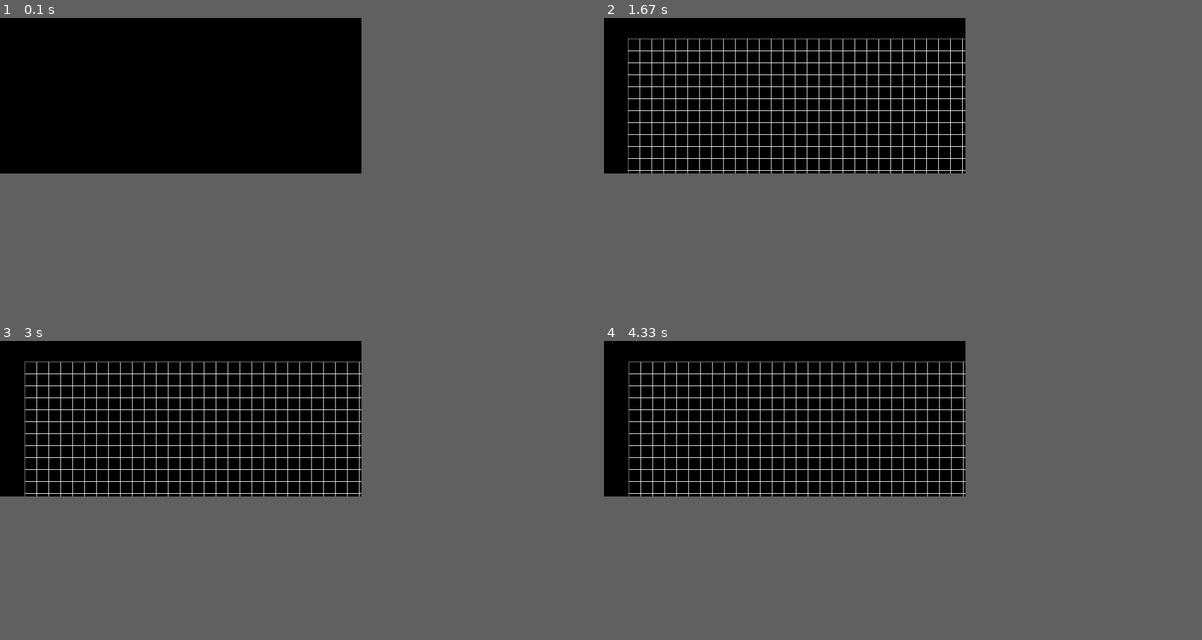
Above: before the commit, frames 1-4 (two rows, left to right).
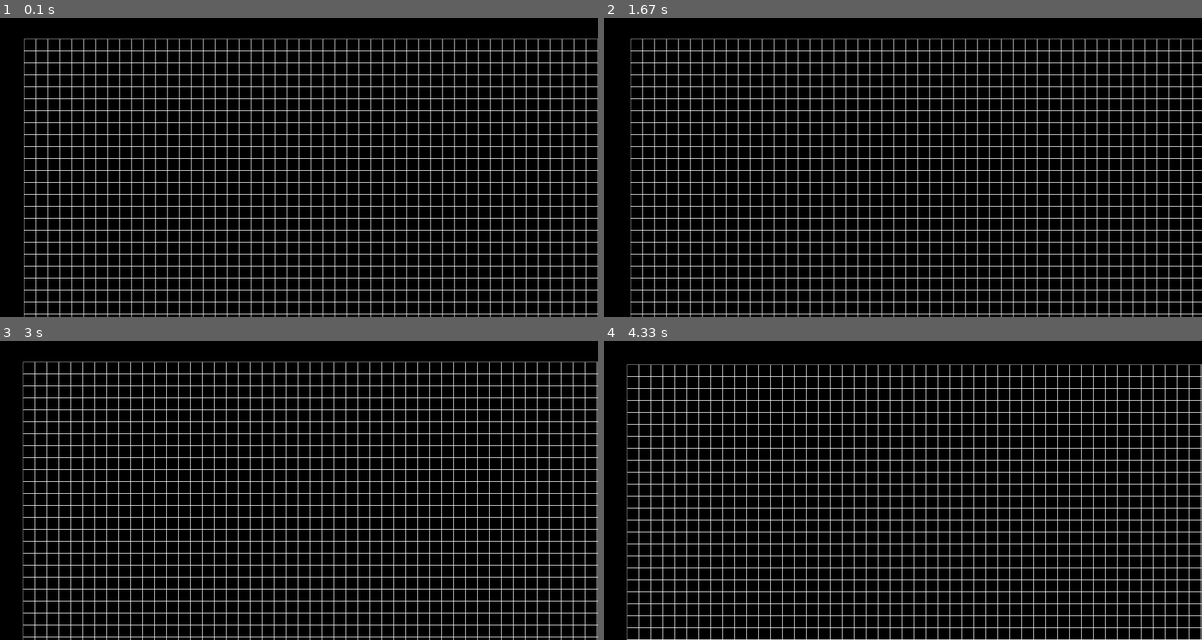
Above: after the commit, the same moments.

Repository: lusipusik/PyGameLife
Game: pygame game, started from source/main.py
Two runs of this game, one before a commit and one after it. Both use one fixed random seed, a clock stepped at 60 frames per second and the inputs below.
Inputs (mouse positions are in pixels of both pictures, inside the frame that each line leads up to):
- Up to frame 1 (0.1 s): no input
- Up to frame 2 (1.67 s): tap Space at 0.33 s; click (879, 179) at 0.72 s; tap A at 1.5 s
- Up to frame 3 (3 s): tap D at 1.83, 2.5 s; tap A at 2.17 s
- Up to frame 4 (4.33 s): tap W at 3.33 s
In our replay, the window is 544x234 before the commit and 900x450 after it. These sizes can differ from the game's own. Grey fills any space a smaller window leaves; there, only what the larger window draws over its background counts as a difference.

The runs differ from the first frame. In frame 1, 14% of the frame differs, in the area x 4-100%, y 6-100%; in frame 2, 15%; in frame 3, 15%; in frame 4, 18%, in the area x 3-100%, y 6-100%.

Commit message:
Без доп класса все работает, а с ним нет (  ʖ )

Diff:
--- a/source/main.py
+++ b/source/main.py
@@ -2,26 +2,24 @@
 from Life import Life
 from Board import Board
 
-class GameParameters:
-    def __init__(self):
-        self.window_width = pygame.display.Info().current_w - 70
-        self.window_height = pygame.display.Info().current_h - 200
-        self.board_width=60
-        self.board_height=30
-        self.board_offset_left=80
-        self.board_offset_top=70
-        self.board_cell_size=40
+# class GameParameters:
+#     def __init__(self):
+#         self.window_width = 1000
+#         self.window_height = 500
+#         self.board_width=60
+#         self.board_height=30
+#         self.board_offset_left=80
+#         self.board_offset_top=70
+#         self.board_cell_size=40
 
 
 def main():
     pygame.init()
-    params = GameParameters()
-    screen = pygame.display.set_mode((params.window_width, params.window_height))
+    # params = GameParameters()
+    screen = pygame.display.set_mode((2000, 1000))
     clock = pygame.time.Clock()
     pygame.display.set_caption('Игра «Жизнь»')
-    board = Life(params.window_width, params.window_height,
-                params.board_offset_left, params.board_offset_top,
-                params.board_cell_size)
+    board = Life(60, 30, 80, 70, 40)
 
     # Включено ли обновление поля
     time_on = False
@@ -31,7 +29,7 @@
     ymove = 0
     zoom = 0
     running = True
-    fps = 5
+    fps = 50
 
     while running:
         for event in pygame.event.get():
